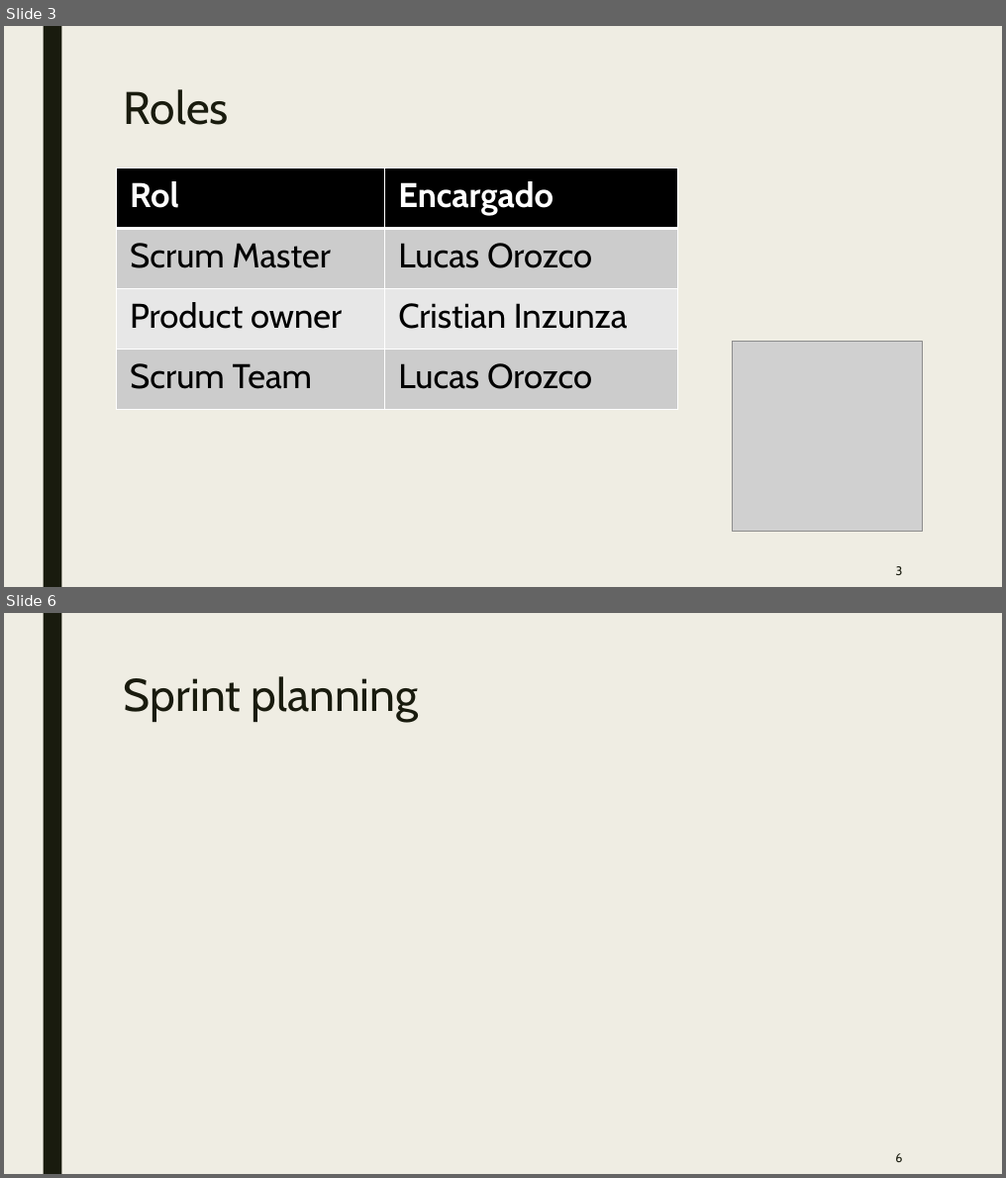
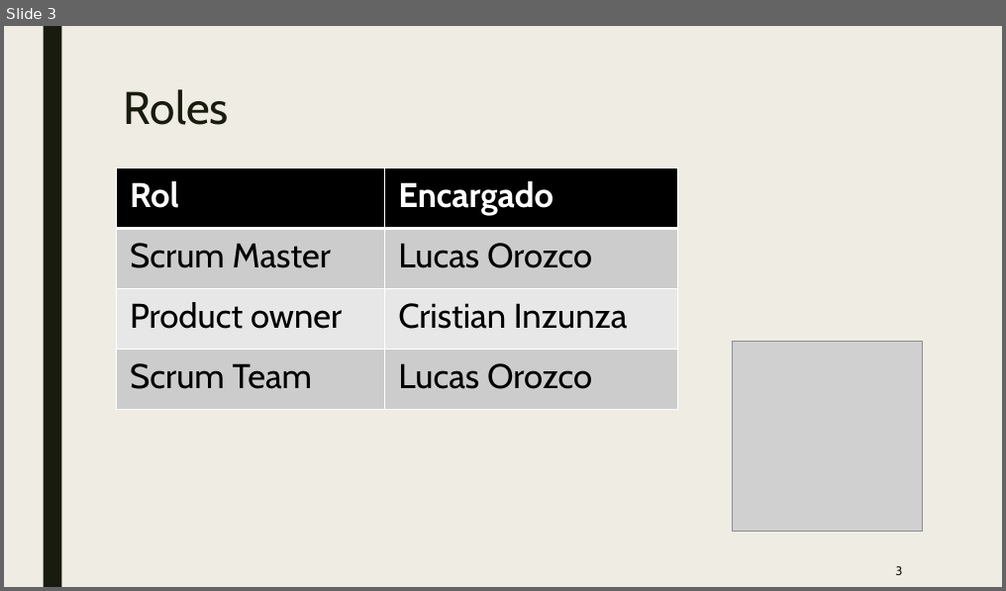
Before and after one commit to LucasOrozcoE/Evaluacion-sumativa3, a slide deck: actividad sumativa3.pptx. Shown one above the other, each under a label of ours: slides 3 and 6 before the commit, slide 3 after it; the slides between them are not shown. The pictures are 1006x1178 and 1006x591 pixels, drawn with LibreOffice and Linux fonts; fonts in the diff are those of the drawing; grey boxes stand for pictures. Boxes give left, top, right and bottom in pixels: in the first picture for what was removed or moved away, otherwise in the second. Text is boxed around its words. In the diff, an @@ line names an element or a change of style, - is before the commit and + after.

```diff
--- a/actividad sumativa3.pptx
+++ b/actividad sumativa3.pptx
@@ slide 6 removed at box(4, 613, 1002, 1174), background #EFEDE3; not listed: 1 template element that a slide beside it also shows @@
@@ title removed at box(124, 676, 418, 722) @@
-Sprint planning
@@ page number removed at box(895, 1154, 902, 1162) @@
-6
```
Also in this commit, not shown: 3 slides changed, 3 slides added, 1 other slide removed.
